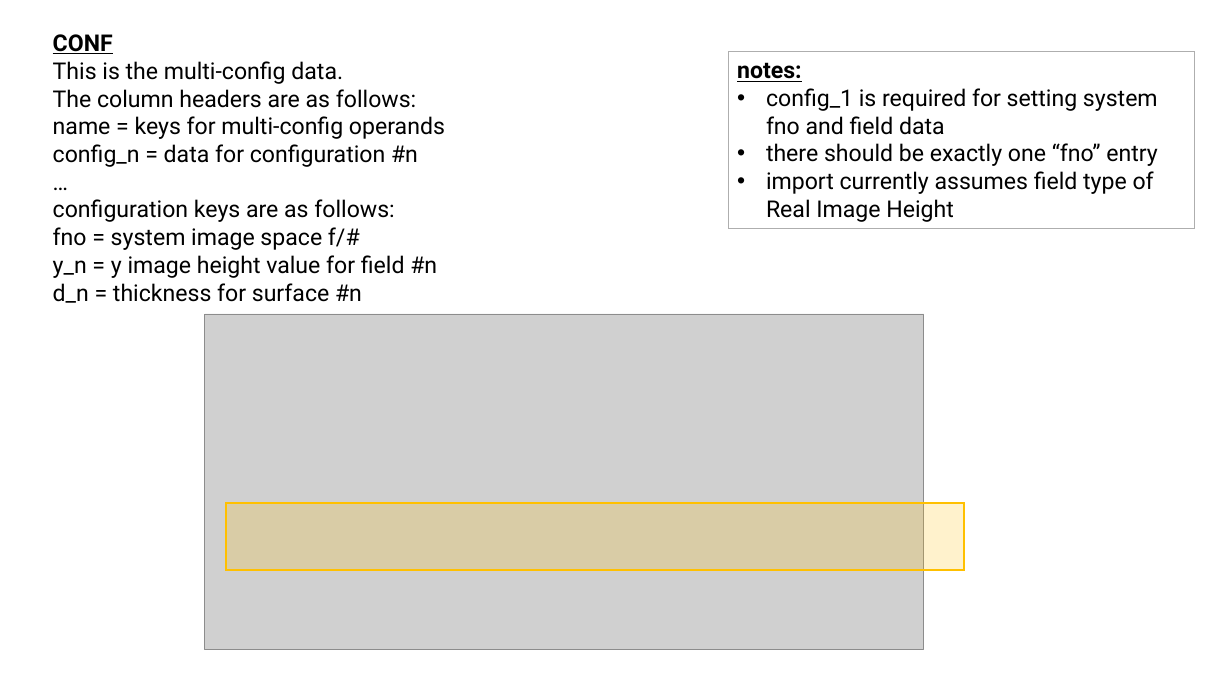
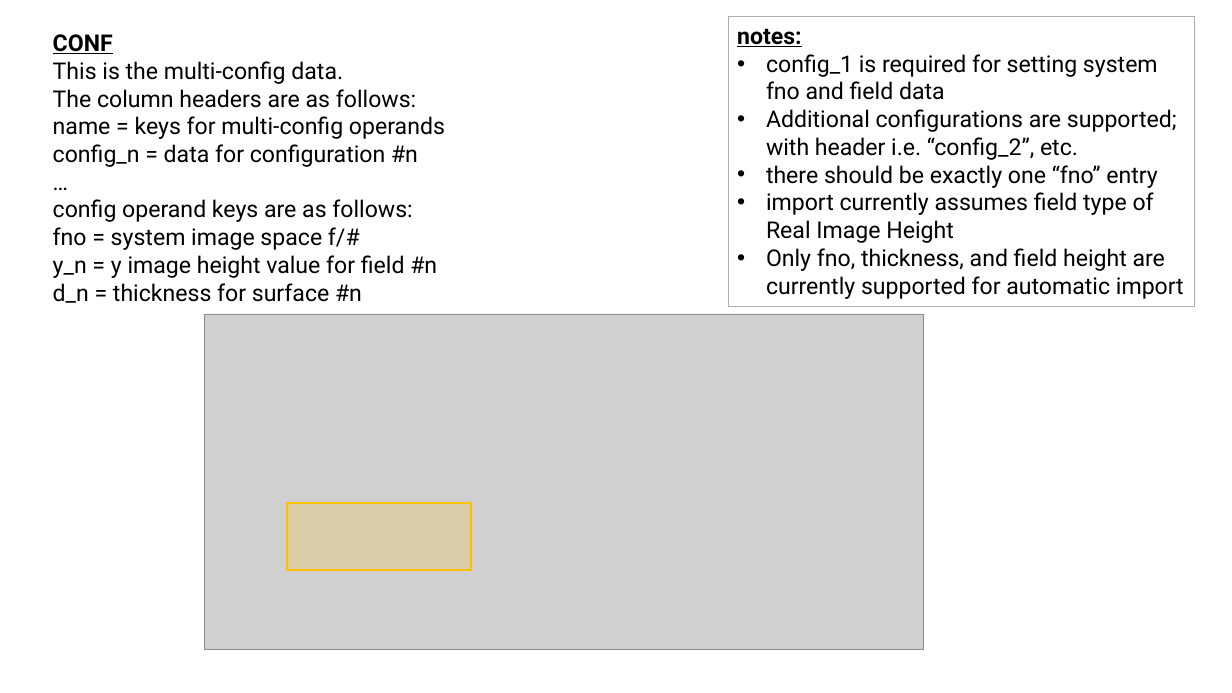
Before and after one commit to ZachDerocher/zemax-xlsx-import, a slide deck: slide 7 of Excel-Format-Guide.pptx (slide 6 before the commit). Drawn at 1232x693 pixels with LibreOffice and Linux fonts; fonts in the diff are those of the drawing; grey boxes stand for pictures. Boxes give left, top, right and bottom in pixels: in the first picture for what was removed or moved away, otherwise in the second. Text is boxed around its words. In the diff, an @@ line names an element or a change of style, - is before the commit and + after.

```diff
--- a/Excel-Format-Guide.pptx
+++ b/Excel-Format-Guide.pptx
@@ rectangle "notes:": place and size @@
-rectangle "notes:" at (728, 51, 1195, 228)
+rectangle "notes:" at (728, 17, 1195, 306)
@@ text in rectangle at (766, 109, 1177, 160): paragraph added @@
+• Additional configurations are supported; with header i.e. “config_2”, etc.
@@ text at (53, 199, 412, 222): text changed @@
-configuration keys are as follows:
+config operand keys are as follows:
@@ text in rectangle at (766, 248, 1184, 299): paragraph added @@
+• Only fno, thickness, and field height are currently supported for automatic import
@@ rectangle: place and size @@
-rectangle at (226, 503, 964, 569)
+rectangle at (287, 503, 471, 569)
```
Also in this commit, not shown: 5 other slides changed, 1 slide added, 23 other files.
